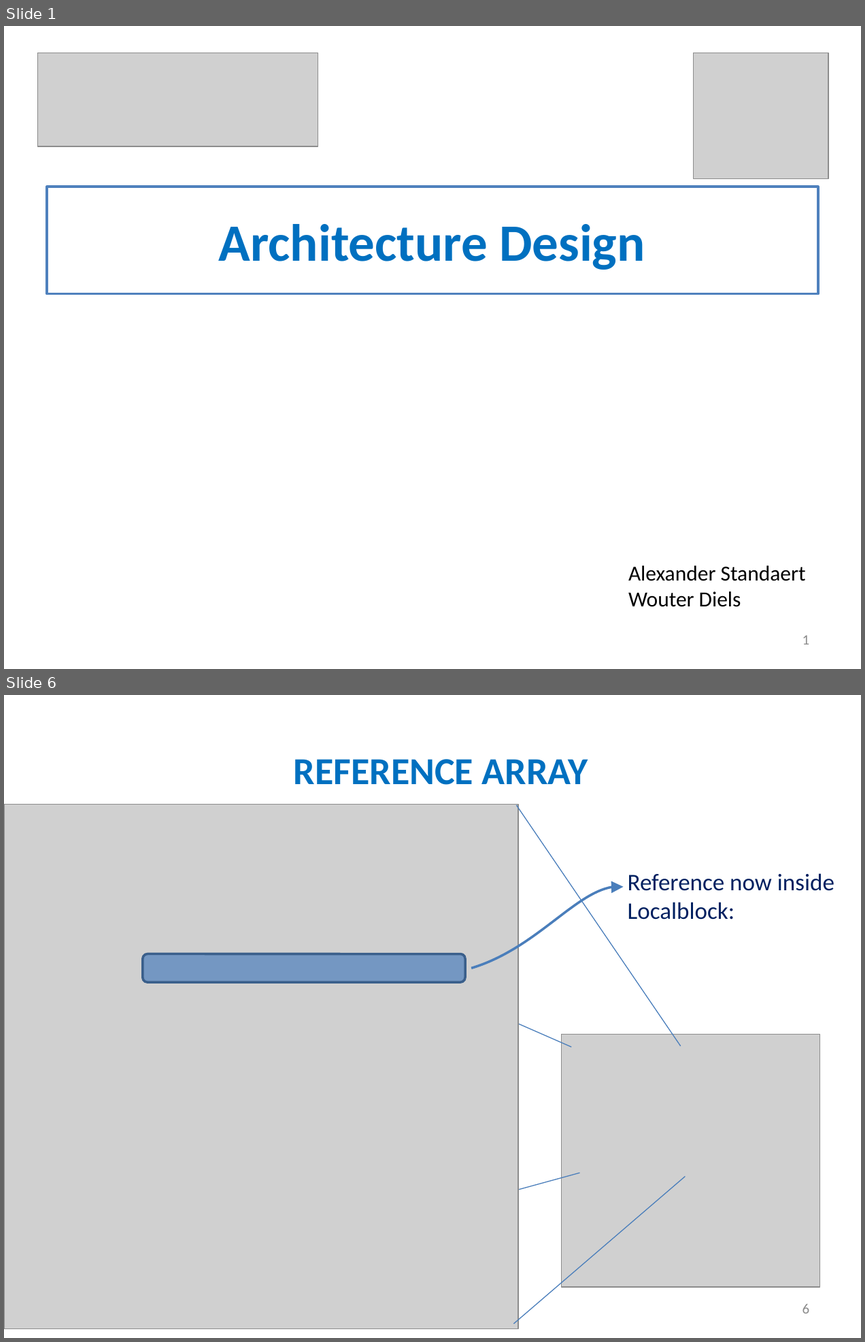
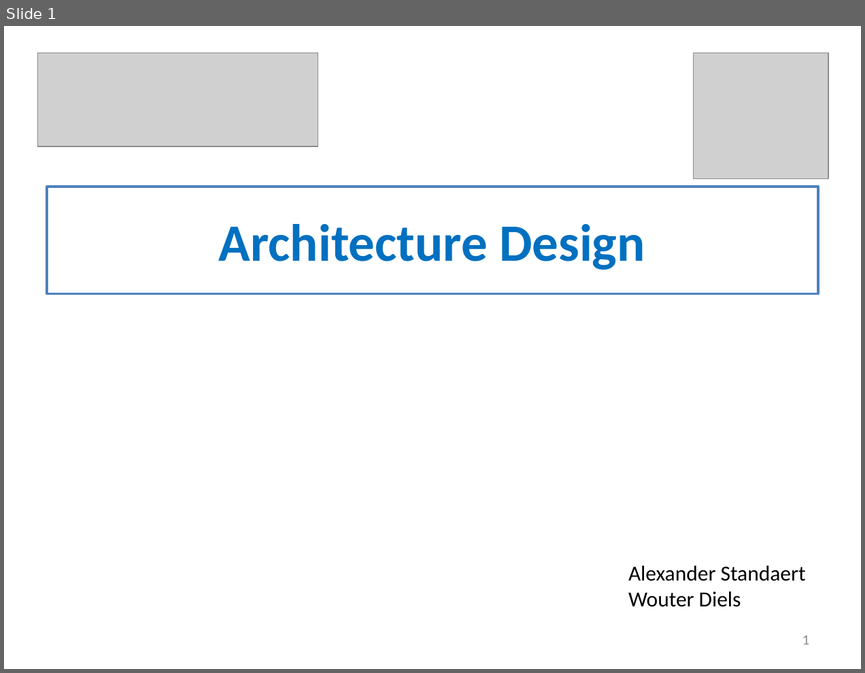
Before and after one commit to alexander-standaert/Thesis-Design-of-RRam, a slide deck: Design/ArchitectureDesign/fig/memory_architecture2.pptx. Shown one above the other, each under a label of ours: slides 1 and 6 before the commit, slide 1 after it; the slides between them are not shown. The pictures are 865x1342 and 865x673 pixels, drawn with LibreOffice and Linux fonts; fonts in the diff are those of the drawing; grey boxes stand for pictures. Boxes give left, top, right and bottom in pixels: in the first picture for what was removed or moved away, otherwise in the second. Text is boxed around its words. In the diff, an @@ line names an element or a change of style, - is before the commit and + after.

```diff
--- a/Design/ArchitectureDesign/fig/memory_architecture2.pptx
+++ b/Design/ArchitectureDesign/fig/memory_architecture2.pptx
@@ slide 6 removed at [4, 695, 861, 1338], background #FFFFFF @@
@@ text removed at [294, 759, 587, 785] @@
-REFERENCE ARRAY
@@ picture removed at [4, 804, 518, 1329] @@
@@ line removed from (21, 806) to (571, 1047) @@
@@ line removed from (516, 804) to (680, 1045) @@
@@ text removed at [628, 873, 834, 919] @@
-Reference now inside
-Localblock:
@@ freeform shape removed at [471, 881, 623, 968] @@
@@ rounded rectangle removed at [143, 954, 465, 982] @@
@@ picture removed at [562, 1034, 820, 1287] @@
@@ line removed from (26, 1324) to (580, 1172) @@
@@ line removed from (514, 1323) to (685, 1176) @@
@@ page number removed at [802, 1304, 810, 1313] @@
-6
```
Also in this commit, not shown: 4 slides changed, 13 slides added, 7 other slides removed, 20 other files.
